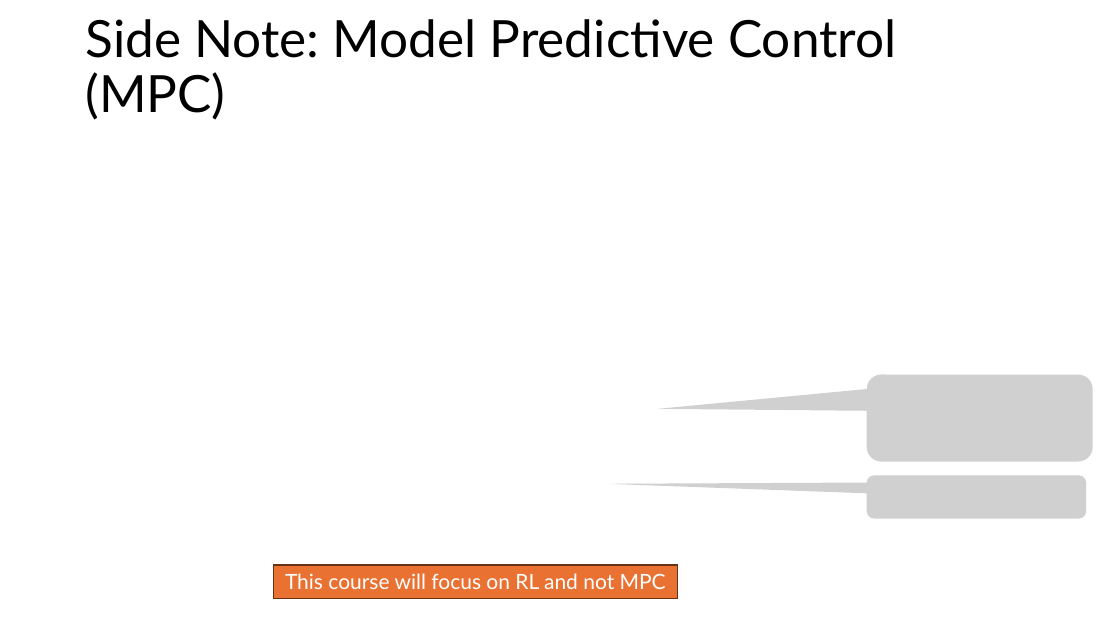
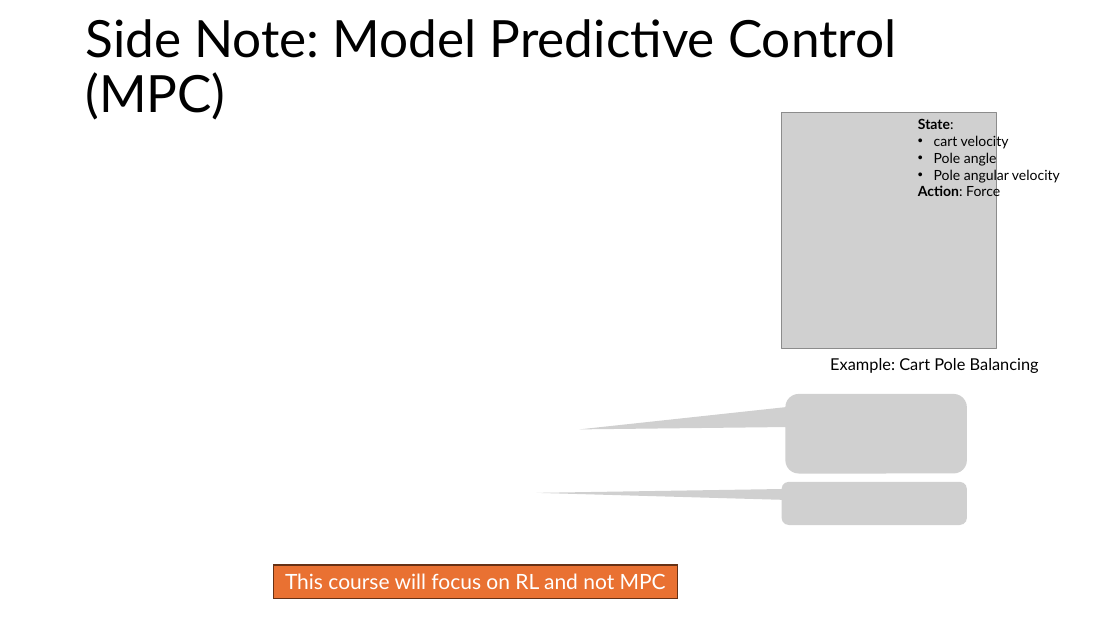
Before and after one commit to mhahsler/Introduction_to_Reinforcement_Learning, a slide deck: slide 34 of slides/Lecture_Chapter01.pptx. Drawn at 1120x630 pixels with LibreOffice and Linux fonts; fonts in the diff are those of the drawing; grey boxes stand for pictures. Boxes give left, top, right and bottom in pixels: in the first picture for what was removed or moved away, otherwise in the second. Text is boxed around its words. In the diff, an @@ line names an element or a change of style, - is before the commit and + after.

```diff
--- a/slides/Lecture_Chapter01.pptx
+++ b/slides/Lecture_Chapter01.pptx
@@ picture added at bbox=[782, 113, 997, 349] @@
@@ text added at bbox=[918, 119, 1060, 200], 12 pt, text #000000 @@
+State:
+• cart velocity
+• Pole angle
+• Pole angular velocity
+Action: Force
@@ text added at bbox=[830, 358, 1039, 373], 14 pt, text #000000 @@
+Example: Cart Pole Balancing
@@ picture: place and size @@
-picture at bbox=[867, 375, 1093, 462]
+picture at bbox=[786, 394, 967, 474]
@@ picture: place and size @@
-picture at bbox=[867, 476, 1086, 518]
+picture at bbox=[781, 482, 967, 525]
```
Also in this commit, not shown: 6 other slides changed, 1 other file.
